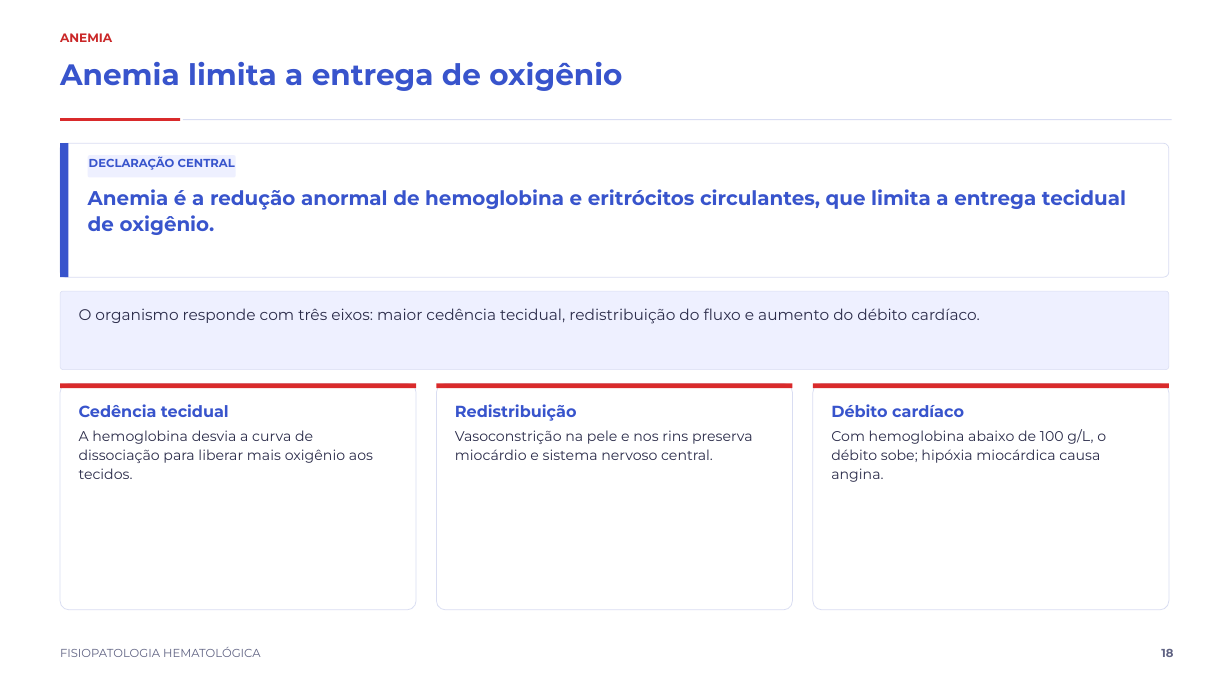
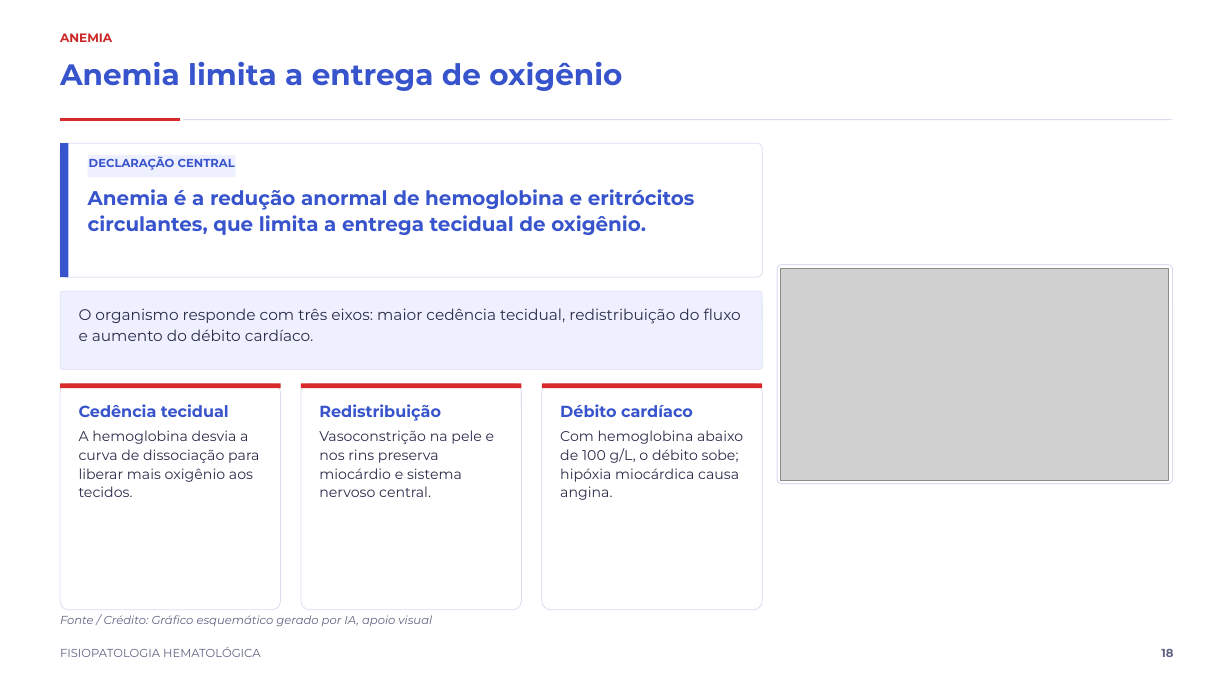
Before and after one commit to rpsin9096/slide-repo-v1, a slide deck: slide 18 of estudo-fisiopatologia-hematologica/fisiopatologia_hematologica.pptx. Drawn at 1232x693 pixels with LibreOffice and Linux fonts; fonts in the diff are those of the drawing; grey boxes stand for pictures. Boxes give left, top, right and bottom in pixels: in the first picture for what was removed or moved away, otherwise in the second. Text is boxed around its words. In the diff, an @@ line names an element or a change of style, - is before the commit and + after.

Commit message:
Adiciona imagens de apoio geradas por IA ao deck de fisiopatologia hematológica

```diff
--- a/estudo-fisiopatologia-hematologica/fisiopatologia_hematologica.pptx
+++ b/estudo-fisiopatologia-hematologica/fisiopatologia_hematologica.pptx
@@ rounded rectangle: place and size @@
-rounded rectangle at box(60, 143, 1169, 277)
+rounded rectangle at box(60, 143, 762, 277)
@@ text "Anemia é a redução anormal ..." rewrapped from box(88, 189, 1126, 235) to box(88, 189, 695, 235) @@
@@ rounded rectangle added at box(777, 264, 1173, 483), fill #FFFFFF, outline #D9DDF2 0.75 pt @@
@@ picture added at box(781, 268, 1169, 480) @@
@@ rounded rectangle: place and size @@
-rounded rectangle at box(60, 291, 1169, 370)
+rounded rectangle at box(60, 291, 762, 370)
@@ text "O organismo responde com três ..." rewrapped from box(79, 308, 980, 324) to box(79, 308, 741, 341) @@
@@ rounded rectangle: place and size @@
-rounded rectangle at box(60, 384, 416, 610)
+rounded rectangle at box(60, 384, 281, 610)
@@ rectangle: place and size @@
-rectangle at box(60, 384, 416, 388)
+rectangle at box(60, 384, 281, 388)
@@ rounded rectangle: place and size @@
-rounded rectangle at box(436, 384, 792, 610)
+rounded rectangle at box(301, 384, 522, 610)
@@ rectangle: place and size @@
-rectangle at box(436, 384, 792, 388)
+rectangle at box(301, 384, 522, 388)
@@ rounded rectangle: place and size @@
-rounded rectangle at box(813, 384, 1169, 610)
+rounded rectangle at box(542, 384, 762, 610)
@@ rectangle: place and size @@
-rectangle at box(813, 384, 1169, 388)
+rectangle at box(542, 384, 762, 388)
@@ text "Cedência tecidual" rewrapped from box(79, 404, 373, 479) to box(79, 404, 259, 497) @@
@@ text "Redistribuição" rewrapped from box(455, 404, 753, 460) to box(319, 404, 495, 497) @@
@@ text "Débito cardíaco" rewrapped from box(831, 404, 1106, 482) to box(560, 404, 743, 500) @@
@@ text added at box(60, 615, 432, 626), 9 pt, text #606383, italic @@
+Fonte / Crédito: Gráfico esquemático gerado por IA, apoio visual
```
Also in this commit, not shown: 3 other slides changed, 5 other files.
